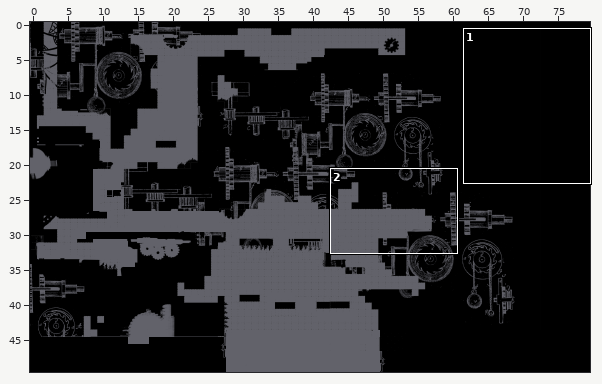
An edit to a level. Tiled map (JSON), src/level/map-1.json. Above, an overview of the earlier version with the close-up marked.
Close-up. Earlier state:
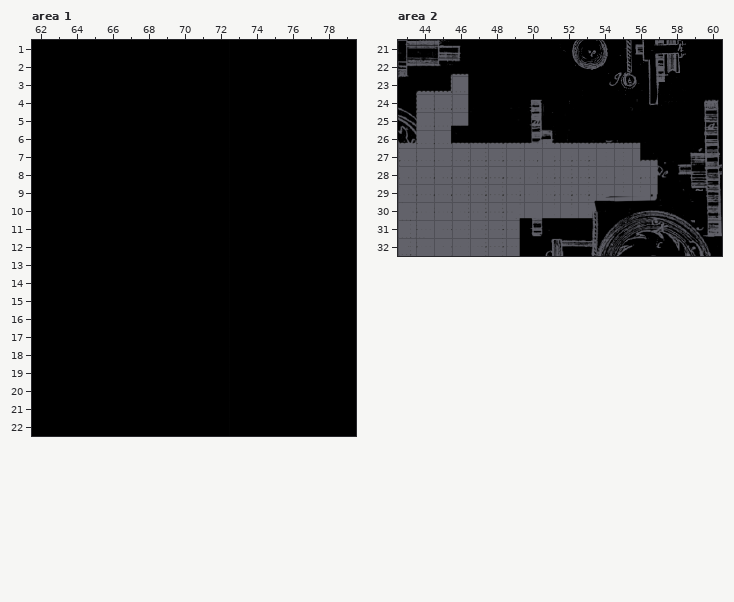
Cells are 32x32 px. Shown: area 1 x 62..79, y 1..22; area 2 x 43..60, y 21..32. The commit also changed other parts of the map, which this record leaves out.
Now the later version:
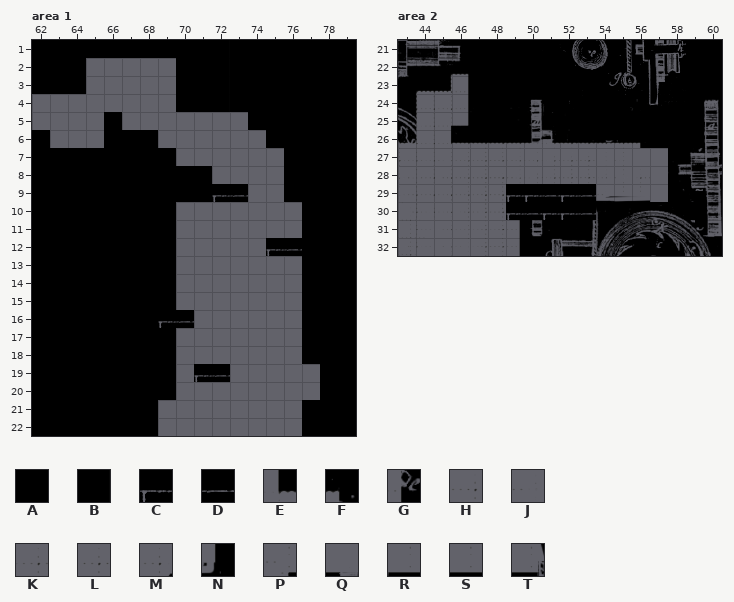
Key: from "foreground-1": A 17, B 153, C 649, D 650, E 2139, F 2140, G 2217, H 2286, J 2287, K 2288, L 2289, M 2290, N 2294, P 2363, Q 2364, R 2365, S 2366, T 2367.
_ is an empty cell, . an unchanged one.
Difference:
--- layer "foreground-level-1", area 1
@@ x 62..77 @@
- 2 ...AAAAA........
- 3 ...AAAAA........
- 4 AAAAAAAA........
- 5 AAAA.AAAAABA....
- 6 .AAA...AAABAA...
- 7 ........AABAAA..
- 8 ..........BAAA..
- 9 ..........BAAA..
-10 ........AABAAAA.
-11 ........AABAAAA.
-12 ........AABAAAA.
-13 ........AABAAAA.
-14 ........AABAAAA.
-15 ........AABAAAA.
-16 .......AAABAAAA.
-17 ........AABAAAA.
-18 ........AABAAAA.
-19 ........AABAAAAA
-20 ........AABAAAAA
-21 .......AAABAAAA.
-22 .......AAABAAAA.
+ 2 ..._____........
+ 3 ..._____........
+ 4 ________........
+ 5 ____._______....
+ 6 .___...______...
+ 7 ........______..
+ 8 ..........____..
+ 9 ..........CD__..
+10 ........_______.
+11 ........_______.
+12 ........_____CD.
+13 ........_______.
+14 ........_______.
+15 ........_______.
+16 .......CD______.
+17 ........_______.
+18 ........_______.
+19 ........_CD_____
+20 ........________
+21 .......________.
+22 .......________.
--- layer "foreground-level-1", area 2
@@ x 49..57 @@
-27 .......EF
-28 ........G
-29 HJKLM...N
-30 PQRST....
+27 .......__
+28 ........_
+29 CCDCD..._
+30 CDCCD....
Where, in picture pixels (left, top, right, bottom), the same in both close-ups:
changed: (32, 58, 320, 436)
removed: (640, 148, 668, 202)
changed: (506, 184, 596, 220)
